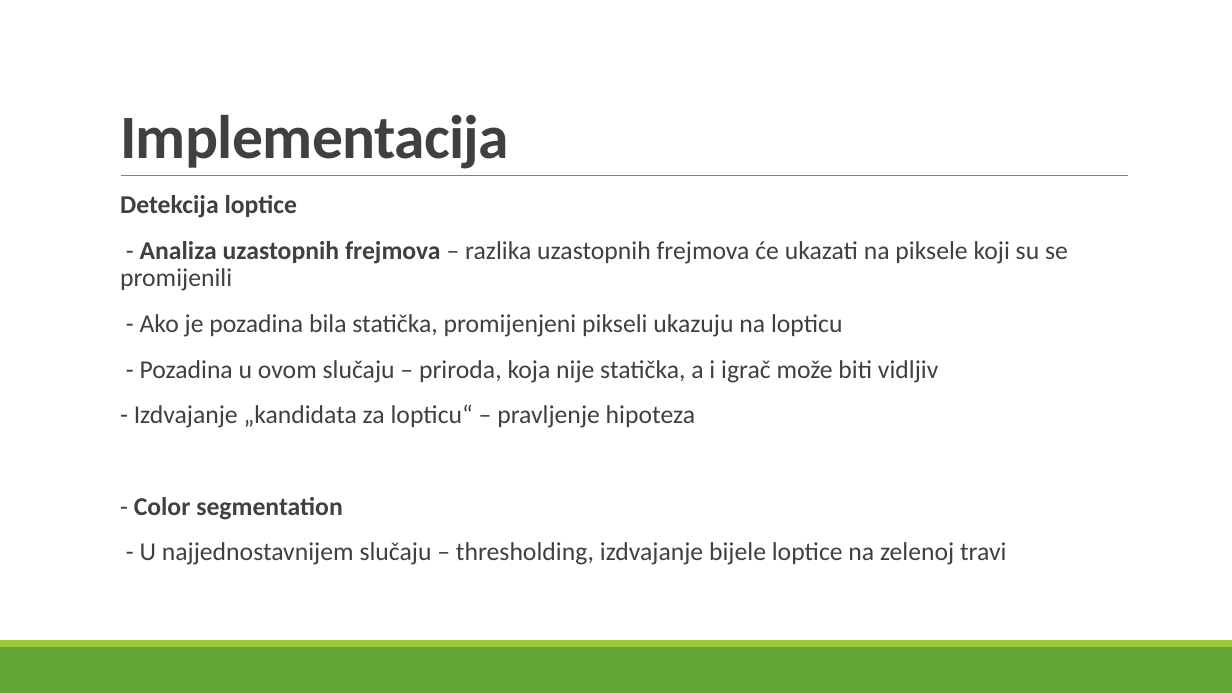
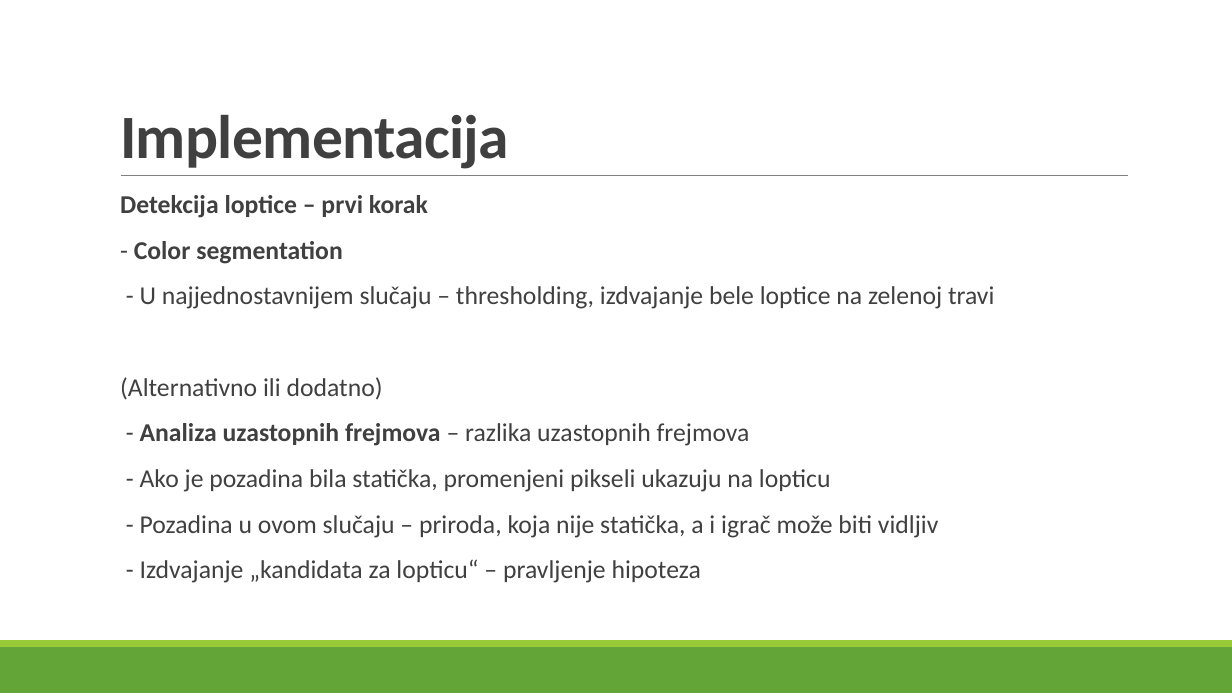
Before and after one commit to ckraisnikovic/softComputing, a slide deck: slide 9 of Detekcija i praćenje golf loptice na golf terenu.pptx. Drawn at 1232x693 pixels with LibreOffice and Linux fonts; fonts in the diff are those of the drawing. Boxes give left, top, right and bottom in pixels: in the first picture for what was removed or moved away, otherwise in the second. Text is boxed around its words. In the diff, an @@ line names an element or a change of style, - is before the commit and + after.

```diff
--- a/Detekcija i praćenje golf loptice na golf terenu.pptx
+++ b/Detekcija i praćenje golf loptice na golf terenu.pptx
@@ text at (x1=120, y1=195, x2=994, y2=492): text changed @@
-  Detekcija loptice
-  - Analiza uzastopnih frejmova – razlika uzastopnih frejmova će ukazati na piksele koji su se promijenili
-  - Ako je pozadina bila statička, promijenjeni pikseli ukazuju na lopticu
+  Detekcija loptice – prvi korak
+  - Color segmentation
+  - U najjednostavnijem slučaju – thresholding, izdvajanje bele loptice na zelenoj travi
+  (Alternativno ili dodatno)
+  - Analiza uzastopnih frejmova – razlika uzastopnih frejmova
+  - Ako je pozadina bila statička, promenjeni pikseli ukazuju na lopticu
@@ text at (x1=134, y1=497, x2=1006, y2=565): paragraphs removed @@
-  - Color segmentation
-  - U najjednostavnijem slučaju – thresholding, izdvajanje bijele loptice na zelenoj travi
```
Also in this commit, not shown: 12 other slides changed, 4 slides added.
